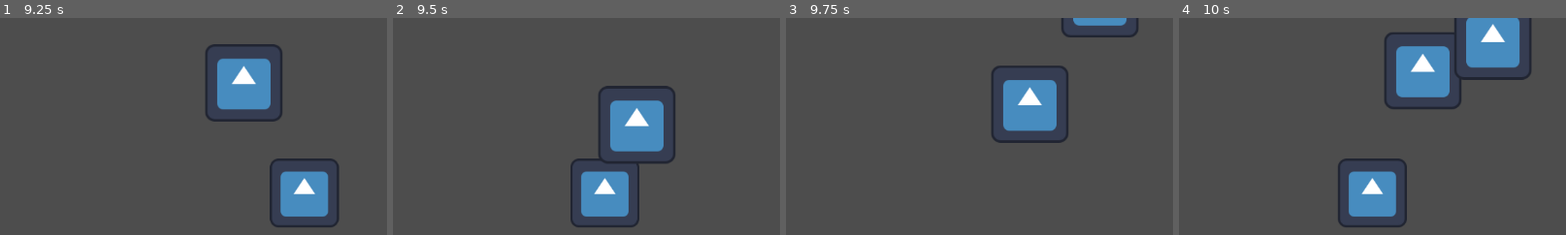
Above: before the commit, frames 1-4 (left to right).
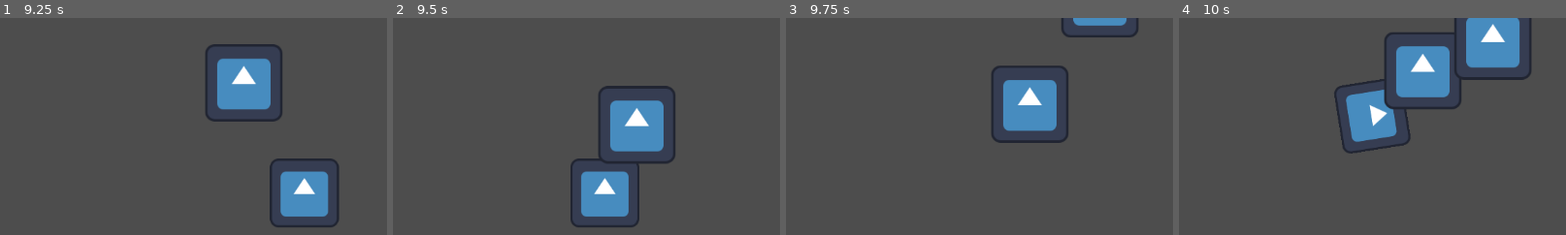
Above: after the commit, the same moments.

Repository: justinsly/shape-space
Game: Godot game, scene res://main.tscn
The game is run twice, just before and just after one commit, with the same random seed, the same clock (stepped at 60 frames per second) and the same inputs. The engine's default icon, where the game draws it, is replaced by a stand-in: a white triangle on a blue panel in a dark square.
Inputs:
- Up to frame 1 (9.25 s): tap Enter at 0.5 s; hold Space (shoot) 0.53-1.28 s; hold Up (move_up) 0.53-2.03 s; tap Space (shoot) every 1.5 s from 1.35 to 8.85 s; hold Space (shoot) 2.03-2.78 s; hold Left (move_left) 2.03-3.53 s; hold Down (move_down) 3.53-4.28 s; hold Space (shoot) 3.53-4.28 s; hold Right (move_right) 4.28-5.03 s; hold Up (move_up) 5.03-5.78 s; hold Space (shoot) 5.03-5.78 s; hold Right (move_right) 5.78-8.03 s; hold Space (shoot) 6.53-7.28 s; hold Down (move_down) 8.03-8.78 s; hold Space (shoot) 8.03-8.78 s; hold Left (move_left) from 8.78 s (still down)
- Up to frame 2 (9.5 s): keep holding Left (move_left)
- Up to frame 3 (9.75 s): release Left (move_left) at 9.53 s; hold Up (move_up) from 9.53 s (still down); hold Space (shoot) from 9.53 s (still down)
- Up to frame 4 (10 s): keep holding Up (move_up); keep holding Space (shoot)
The pictures show only the part of the screen within x 38-88%, y 26-76%; the shares and areas given below are measured in that part.

Frames 1-3 are identical in both runs. In frame 4, 6.5% of the frame differs, in the area x 40-60%, y 28-97%.

Commit message:
implement death animation
simply put, it just gives the player a death animation where it bounces up, falls down, and does a little spin. still unfinished and planning to add more flair to it

Diff:
--- a/main.tscn
+++ b/main.tscn
@@ -4,11 +4,11 @@
 [ext_resource type="PackedScene" uid="uid://cynekxynk6jro" path="res://player.tscn" id="1_ig7tw"]
 [ext_resource type="PackedScene" uid="uid://b2koh0mt0vlsw" path="res://enemy.tscn" id="2_1bvp3"]
 
+[sub_resource type="RectangleShape2D" id="RectangleShape2D_0xm2m"]
+size = Vector2(1274, 66)
+
 [sub_resource type="RectangleShape2D" id="RectangleShape2D_ig7tw"]
 size = Vector2(100, 728)
-
-[sub_resource type="RectangleShape2D" id="RectangleShape2D_0xm2m"]
-size = Vector2(1274, 66)
 
 [node name="Main" type="Node"]
 script = ExtResource("1_h2yge")
@@ -18,6 +18,15 @@
 position = Vector2(555, 553)
 
 [node name="border" type="StaticBody2D" parent="."]
+collision_mask = 2
+
+[node name="CollisionShape2D2" type="CollisionShape2D" parent="border"]
+position = Vector2(558, -64)
+shape = SubResource("RectangleShape2D_0xm2m")
+
+[node name="CollisionShape2D3" type="CollisionShape2D" parent="border"]
+position = Vector2(563, 712)
+shape = SubResource("RectangleShape2D_0xm2m")
 
 [node name="CollisionShape2D" type="CollisionShape2D" parent="border"]
 position = Vector2(-84, 324)
@@ -26,14 +35,6 @@
 [node name="CollisionShape2D4" type="CollisionShape2D" parent="border"]
 position = Vector2(1232, 312)
 shape = SubResource("RectangleShape2D_ig7tw")
-
-[node name="CollisionShape2D2" type="CollisionShape2D" parent="border"]
-position = Vector2(558, -64)
-shape = SubResource("RectangleShape2D_0xm2m")
-
-[node name="CollisionShape2D3" type="CollisionShape2D" parent="border"]
-position = Vector2(563, 712)
-shape = SubResource("RectangleShape2D_0xm2m")
 
 [node name="enemyspawner" type="Timer" parent="."]
 autostart = true
--- a/player.gd
+++ b/player.gd
@@ -12,8 +12,10 @@
 var iframes = false
 # for the player to know if its alive
 var alive = true
+# downward acceleration velocity for the death animation
+var fall_accel = 400
 
-func _physics_process(_delta):
+func _physics_process(delta):
 	var direction = Vector2.ZERO
 	if alive:
 		if Input.is_action_pressed("move_right"):
@@ -35,12 +37,14 @@
 				$FireTimer.start()
 
 
-	if direction != Vector2.ZERO:
-		# prevents the player from being faster by moving diagonally
-		direction = direction.normalized()
-	velocity = direction * speed
+		if direction != Vector2.ZERO:
+			# prevents the player from being faster by moving diagonally
+			direction = direction.normalized()
+		velocity = direction * speed
+	else:
+		$Sprite2D.rotate(PI * delta)
+		velocity.y += fall_accel * delta
 	move_and_slide()
-
 
 func _on_fire_timer_timeout():
 	canfire = true
@@ -60,6 +64,8 @@
 				$CollisionShape2D.set_deferred("disabled", true)
 				$Hitbox/CollisionShape2D.set_deferred("disabled", true)
 				alive = false
+				velocity.x = 0
+				velocity.y = -350
 			flickerframe.emit()
 			hit.emit()
 
--- a/project.godot
+++ b/project.godot
@@ -69,6 +69,7 @@
 2d_physics/layer_1="border"
 2d_physics/layer_2="player"
 2d_physics/layer_3="enemy"
+2d_physics/layer_4="wall border"
 
 [rendering]
 
